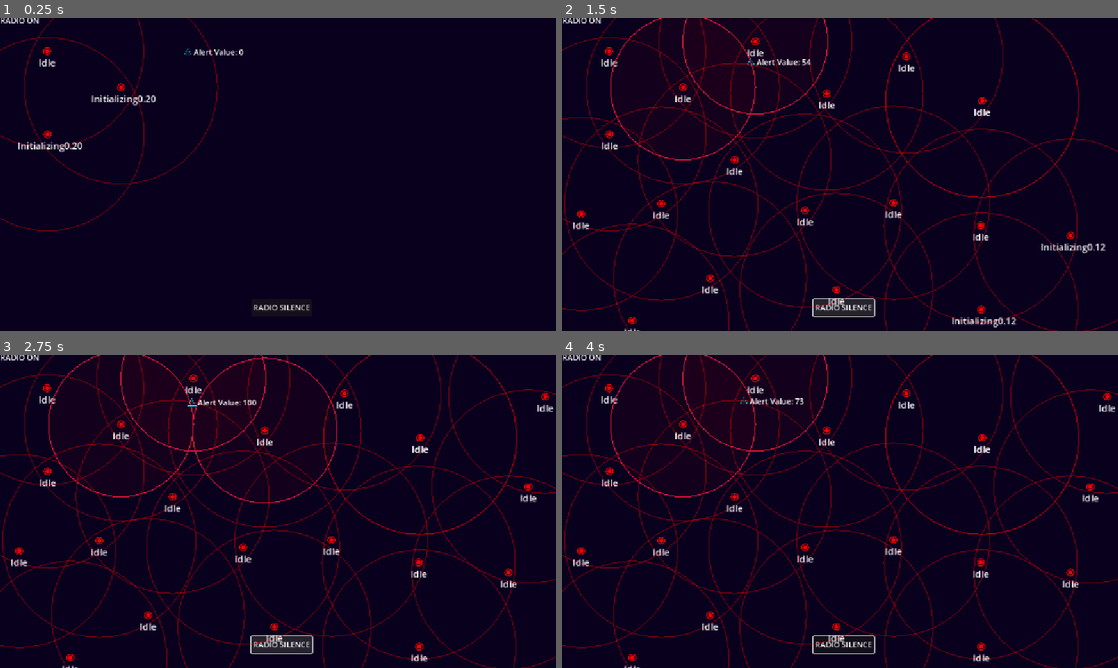
Above: before the commit, frames 1-4 (two rows, left to right).
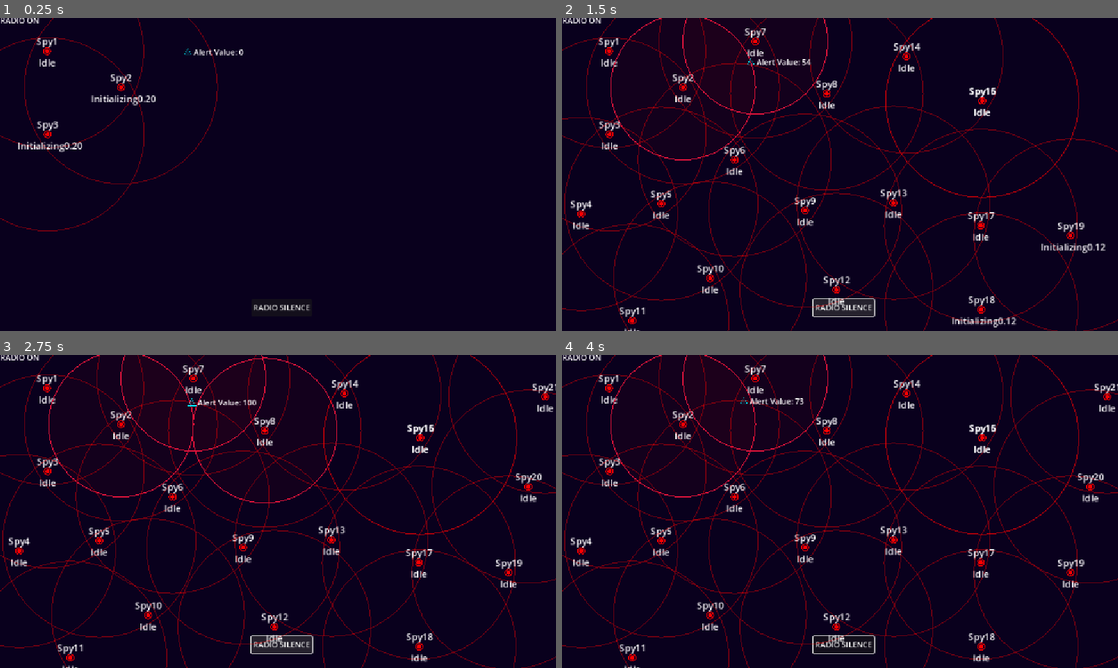
Above: after the commit, the same moments.

Repository: WoodAsh2501/radio-slience
Game: Godot game, scene res://scenes/level.tscn
The game is run twice, just before and just after one commit, with the same random seed, the same clock (stepped at 60 frames per second) and the same inputs.
Inputs (mouse positions are in pixels of both pictures, inside the frame that each line leads up to):
- Up to frame 1 (0.25 s): no input
- Up to frame 2 (1.5 s): click "RADIO SILENCE" at 0.5 s; click "RADIO SILENCE" at 1.25 s
- Up to frame 3 (2.75 s): click "RADIO SILENCE" at 2 s
- Up to frame 4 (4 s): move the mouse to (606, 386) at 2.77 s; hold Space (Silencing) 2.78-3.53 s; click (606, 386) at 2.92 s; tap Enter at 3.5 s; move the mouse to (684, 423) at 3.52 s; tap Space (Silencing) at 3.6 s; click (684, 423) at 3.67 s

The runs differ from the first frame. In frame 1, 0.2% of the frame differs, in the area x 6-24%, y 6-36%; in frame 2, 1.3%; in frame 3, 1.5%, in the area x 1-100%, y 3-96%; in frame 4, 1.5%.

Commit message:
✨ feat(connection): add get_shortest_paths_from_node method and some utils

Diff:
--- a/scenes/level.tscn
+++ b/scenes/level.tscn
@@ -24,8 +24,9 @@
 [node name="SignalManager" type="Node" parent="."]
 script = ExtResource("1_klq6b")
 
-[node name="ConnectionManager" type="Node" parent="."]
+[node name="ConnectionManager" type="Node" parent="." node_paths=PackedStringArray("master_spy")]
 script = ExtResource("2_8iemx")
+master_spy = NodePath("../Spys/Spy1")
 
 [node name="Spys" type="Node" parent="."]
 script = ExtResource("3_t1rx8")
--- a/scenes/spy.tscn
+++ b/scenes/spy.tscn
@@ -20,7 +20,14 @@
 radius = 150.0
 
 [sub_resource type="CircleShape2D" id="CircleShape2D_1iwnv"]
-radius = 8.0
+radius = 16.0
+
+[sub_resource type="GDScript" id="GDScript_1tjyl"]
+script/source = "extends Label
+
+func _ready() -> void:
+	text = $\"../\".name
+"
 
 [node name="Spy" type="Node2D" groups=["Spys"]]
 scale = Vector2(0.5, 0.5)
@@ -93,6 +100,16 @@
 text = "Default"
 horizontal_alignment = 1
 
+[node name="Name" type="Label" parent="."]
+offset_left = -62.0
+offset_top = -34.0
+offset_right = 42.0
+offset_bottom = -11.0
+scale = Vector2(1.2, 1.2)
+text = "Default"
+horizontal_alignment = 1
+script = SubResource("GDScript_1tjyl")
+
 [connection signal="area_entered" from="SpyDetectRange" to="." method="_on_spy_detect_range_area_entered"]
 [connection signal="area_exited" from="SpyDetectRange" to="." method="_on_spy_detect_range_area_exited"]
 [connection signal="body_entered" from="EnemyDetectRange" to="." method="_on_enemy_detect_range_body_entered"]
--- a/scripts/managers/connection_manager.gd
+++ b/scripts/managers/connection_manager.gd
@@ -1,6 +1,7 @@
 extends Node
 class_name ConnectionManager
 
+@export var master_spy: SpyInstance
 @onready var connections_instance = $"../Connections"
 
 var spys: Array = []
@@ -42,6 +43,78 @@
 		connections.get([end_spy, start_spy], 0)
 		)
 
+func get_reachable_nodes(start_spy, visited_nodes = [], reachable_nodes = []):
+	if not reachable_nodes.has(start_spy):
+		reachable_nodes.append(start_spy)
+
+	var neighbor_nodes = start_spy.connections.keys()
+	var are_all_neighbor_nodes_in_visited_nodes = neighbor_nodes.all(visited_nodes.has)
+
+	if are_all_neighbor_nodes_in_visited_nodes or not start_spy.connections:
+		return reachable_nodes
+
+	visited_nodes.append(start_spy)
+
+	for neighbor in neighbor_nodes:
+		if not visited_nodes.has(neighbor):
+			get_reachable_nodes(neighbor, visited_nodes, reachable_nodes)
+
+	return reachable_nodes
+
+func get_shortest_paths_from_node(start_spy):
+	var all_nodes = spys.duplicate()
+
+	var paths = {}
+	for node in all_nodes:
+		paths[node] = {
+			"distance": INF,
+			"previous": null,
+			"paths": [],
+			"path_nodes": []
+		}
+
+	paths[start_spy]["distance"] = 0
+
+	# get reachable nodes
+	var reachable_nodes = get_reachable_nodes(start_spy)
+	# start searching
+	while reachable_nodes.size() > 0:
+		var current_node = null
+		# find the nearest node
+		for node in reachable_nodes:
+			if current_node == null or paths[node]["distance"] < paths[current_node]["distance"]:
+				current_node = node
+
+		reachable_nodes.erase(current_node)
+		var neighbor_nodes = current_node.connections.keys()
+		for neighbor_node in neighbor_nodes:
+			var value = current_node.connections[neighbor_node]
+			var new_distance = paths[current_node]["distance"] + value
+
+			if new_distance < paths[neighbor_node]["distance"]:
+				paths[neighbor_node]["distance"] = new_distance
+				paths[neighbor_node]["previous"] = current_node
+
+				var new_path_nodes_to_neighbor = paths[current_node]["path_nodes"].duplicate()
+
+				new_path_nodes_to_neighbor.append(neighbor_node)
+				paths[neighbor_node]["path_nodes"] = new_path_nodes_to_neighbor
+
+				for index in range(paths[neighbor_node]["path_nodes"].size() - 1):
+					var connection_start_spy = paths[neighbor_node]["path_nodes"][index]
+					var connection_end_spy = paths[neighbor_node]["path_nodes"][index + 1]
+
+					var connection = get_connection_instance(
+						connection_start_spy,
+						connection_end_spy
+					)
+					paths[neighbor_node]["paths"].append(connection)
+
+	return paths
+
+func get_shortest_path_to_node(start_spy, end_spy):
+	return get_shortest_paths_from_node(start_spy)[end_spy]["path"]
+
 ## signals
 
 func connect_connection_signals(spy_instances: Array) -> void:
@@ -74,3 +147,8 @@
 	emit_signal("new_connection_established", connecting_start_node, connecting_end_node, 1)
 	connecting_start_node = null
 	connecting_end_node = null
+
+
+	# for test
+	if connections.size() > 3:
+		print_debug(get_shortest_paths_from_node(master_spy))
Not shown: 1 places in scenes/spy.tscn that only renumber resources
